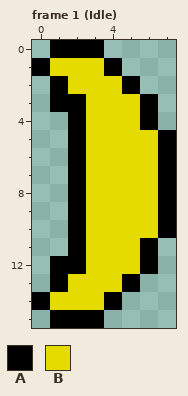
Edited in one commit: pixel-art file (Varkheim/bin/Debug/content/sprites/spirit.ase). Above, as it was before the edit.
8x16 pixels, 1 frame. Shown: frame 1 (Idle). The commit also changed other frames, which this record leaves out.
Palette (. is transparent): A #000000  B #e5db00
Pixels before, frame 1 (Idle), first column x 0:
 0 .AAA....
 1 ABBBA...
 2 .ABBBA..
 3 .AABBBA.
 4 ..ABBBA.
 5 ..ABBBBA
 6 ..ABBBBA
 7 ..ABBBBA
 8 ..ABBBBA
 9 ..ABBBBA
10 ..ABBBBA
11 ..ABBBA.
12 .AABBBA.
13 .ABBBA..
14 ABBBA...
15 .AAA....
After the commit:
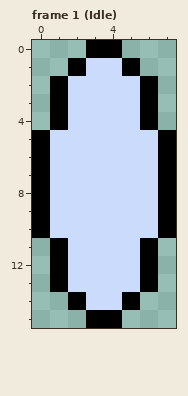
From old to new:
colour B: #e5db00 -> #cbdbfc
Changed rows in their new state; - is a pixel that keeps its letter.
Frame 1 (Idle):
first column x 0:
 0 -..-A--
 1 ..A-BA-
 2 -----BA
 3 --B----
 4 -AB----
 5 ABB----
 6 ABB----
 7 ABB----
 8 ABB----
 9 ABB----
10 ABB----
11 -AB----
12 --B----
13 -----BA
14 ..A-BA-
15 -..-A--
